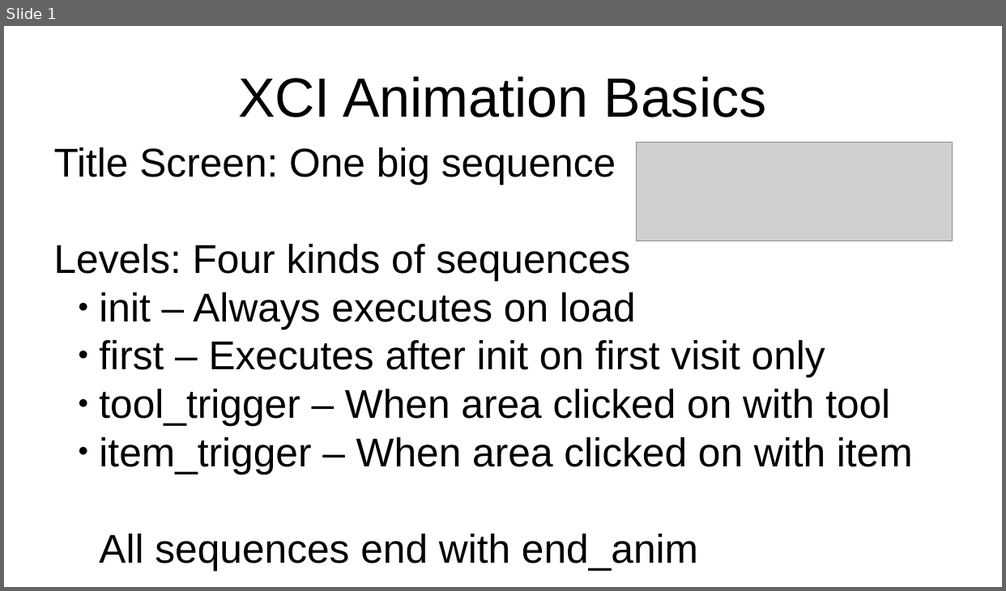
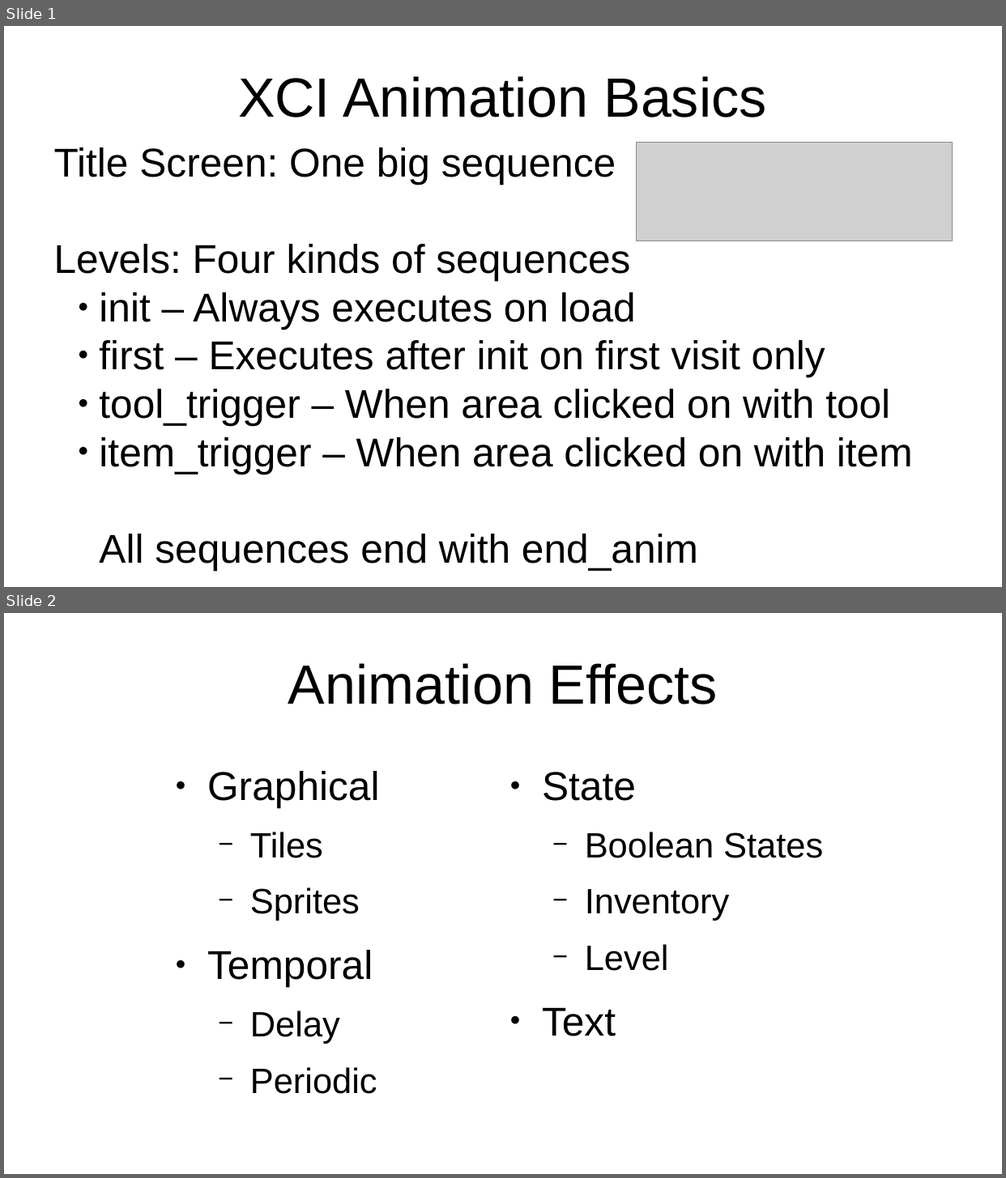
Before and after one commit to SlithyMatt/x16-xci, a slide deck: slides/XCI_animation_basics.odp. Shown one above the other, each under a label of ours: slide 1 before the commit, slides 1 and 2 after it. The pictures are 1006x591 and 1006x1178 pixels, drawn with LibreOffice and Linux fonts; fonts in the diff are those of the drawing; grey boxes stand for pictures. Boxes give left, top, right and bottom in pixels: in the first picture for what was removed or moved away, otherwise in the second. Text is boxed around its words. In the diff, an @@ line names an element or a change of style, - is before the commit and + after.

```diff
--- a/slides/XCI_animation_basics.odp
+++ b/slides/XCI_animation_basics.odp
@@ slide 2 added at (4,613,1002,1174), background #FFFFFF @@
@@ title added at (288,663,717,705), 44 pt, text #000000 @@
+Animation Effects
@@ text added at (207,771,380,1094), 28 pt, text #000000 @@
+● Graphical
+  − Tiles
+  − Sprites
+● Temporal
+  − Delay
+  − Periodic
@@ text added at (542,772,823,1037), 28 pt, text #000000 @@
+● State
+  − Boolean States
+  − Inventory
+  − Level
+● Text
```
Also in this commit, not shown: 3 slides changed, 1 slide removed.
